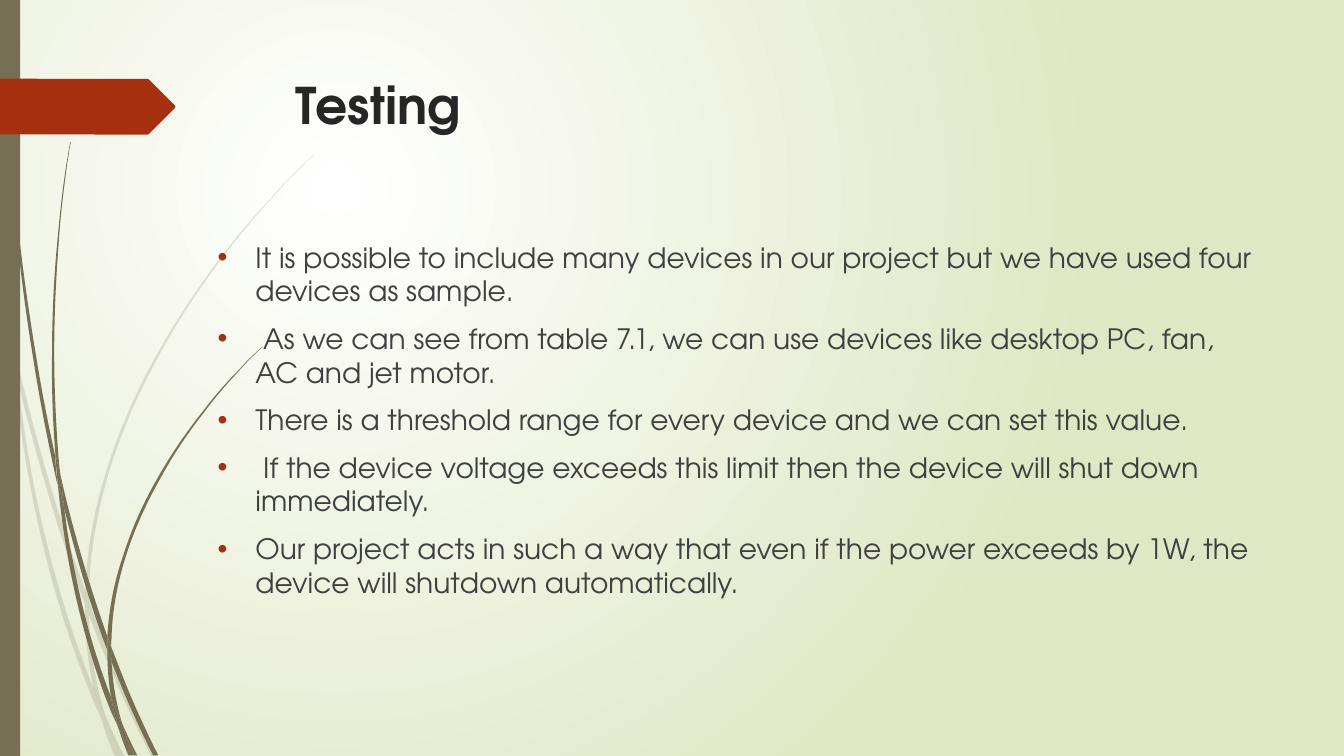
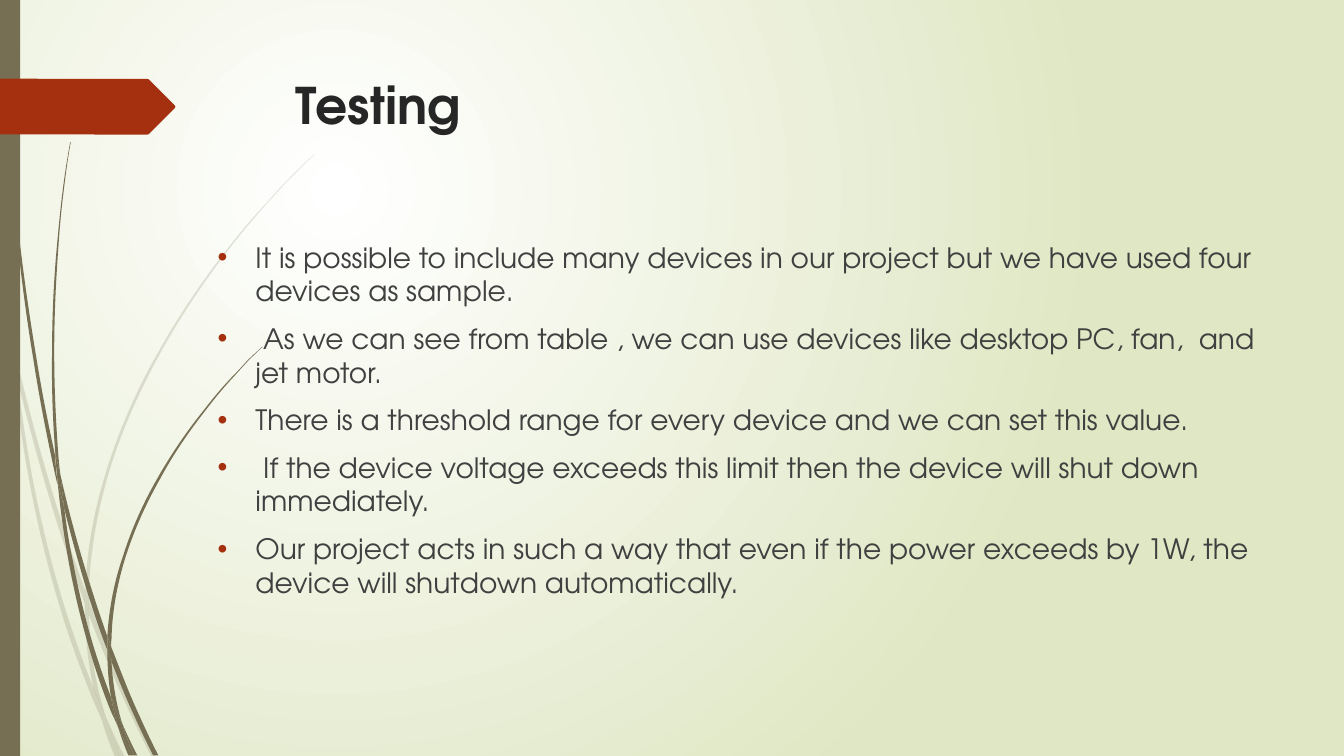
Before and after one commit to preethisheks4m/Batch-1-Smart-Energy-Monitor-App, a slide deck: slide 17 of Documents/B1 ppt.pptx. Drawn at 1344x756 pixels with LibreOffice and Linux fonts; fonts in the diff are those of the drawing. Boxes give left, top, right and bottom in pixels: in the first picture for what was removed or moved away, otherwise in the second. Text is boxed around its words. In the diff, an @@ line names an element or a change of style, - is before the commit and + after.

```diff
--- a/Documents/B1 ppt.pptx
+++ b/Documents/B1 ppt.pptx
@@ text at box(255, 328, 1254, 388): text changed @@
-• As we can see from table 7.1, we can use devices like desktop PC, fan, AC and jet motor.
+• As we can see from table , we can use devices like desktop PC, fan, and jet motor.
```
Also in this commit, not shown: 2 other slides changed, 2 slides added.
